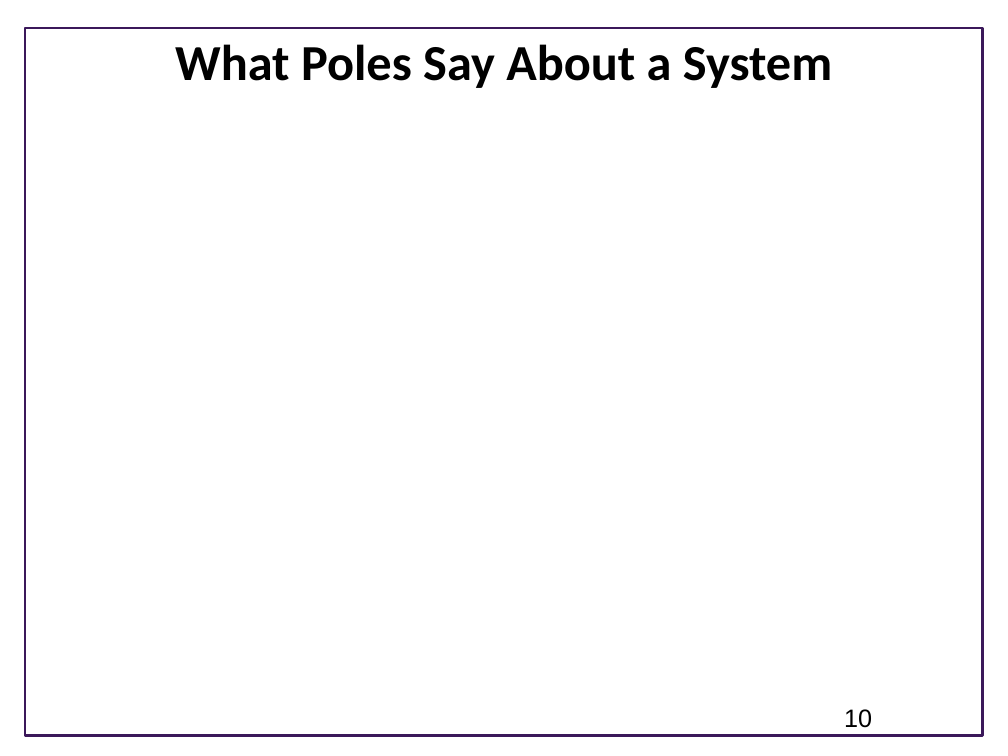
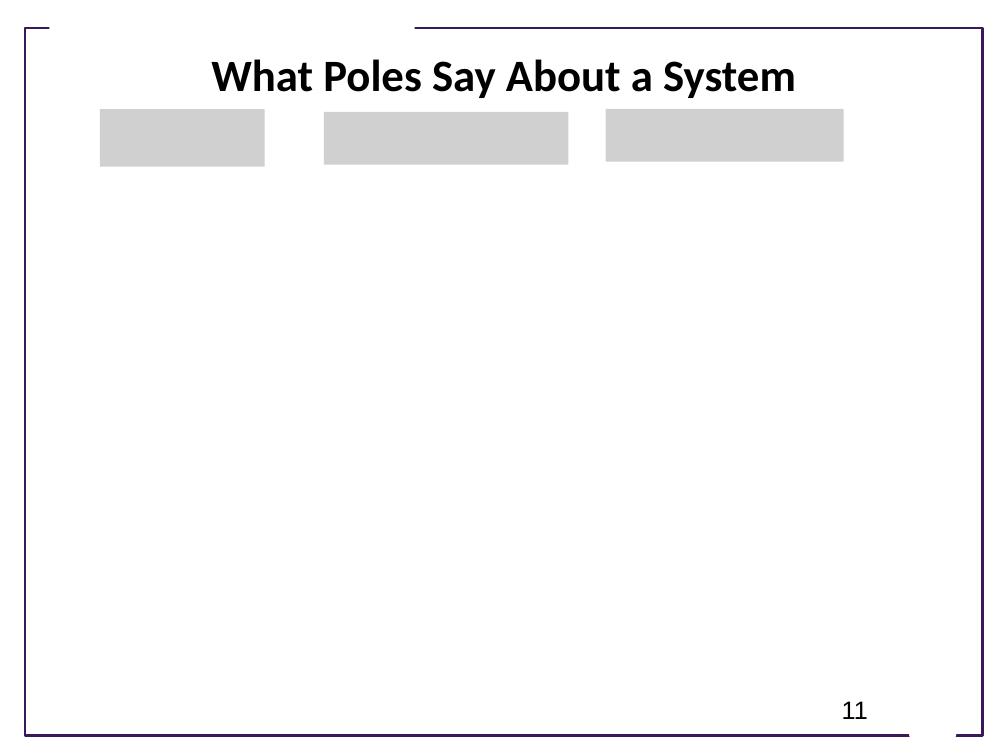
Before and after one commit to joseph-hellerstein/advanced-controls-lectures, a slide deck: slide 11 of Lecture_7-Laplace-Transforms/Laplace-Transforms.pptx (slide 10 before the commit). Drawn at 1008x756 pixels with LibreOffice and Linux fonts; fonts in the diff are those of the drawing; grey boxes stand for pictures; background and template pictures are left out. Boxes give left, top, right and bottom in pixels: in the first picture for what was removed or moved away, otherwise in the second. Text is boxed around its words. In the diff, an @@ line names an element or a change of style, - is before the commit and + after.

```diff
--- a/Lecture_7-Laplace-Transforms/Laplace-Transforms.pptx
+++ b/Lecture_7-Laplace-Transforms/Laplace-Transforms.pptx
@@ rectangle added at bbox=[49, 17, 414, 41], fill #FFFFFF @@
@@ title "What Poles Say About a ...": place and size @@
-title "What Poles Say About a ..." at bbox=[175, 44, 832, 88]
+title "What Poles Say About a ..." at bbox=[211, 59, 796, 98]
@@ title "What Poles Say About a ..." at bbox=[211, 59, 796, 98]: size 36 to 32 pt @@
@@ picture added at bbox=[100, 109, 265, 166] @@
@@ picture added at bbox=[324, 112, 569, 164] @@
@@ picture added at bbox=[606, 109, 844, 161] @@
@@ page number at bbox=[842, 701, 868, 719]: text changed @@
-10
+11
@@ trapezoid added at bbox=[900, 700, 965, 743], fill #FFFFFF @@
```
Also in this commit, not shown: 8 other slides changed, 3 slides added, 1 slide removed.
